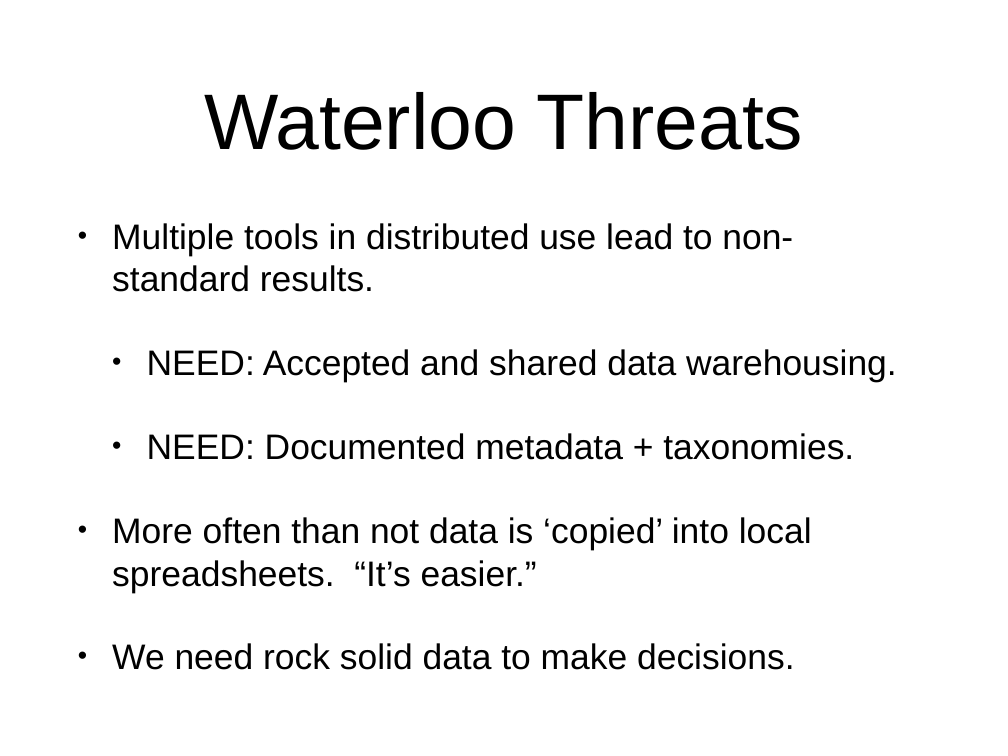
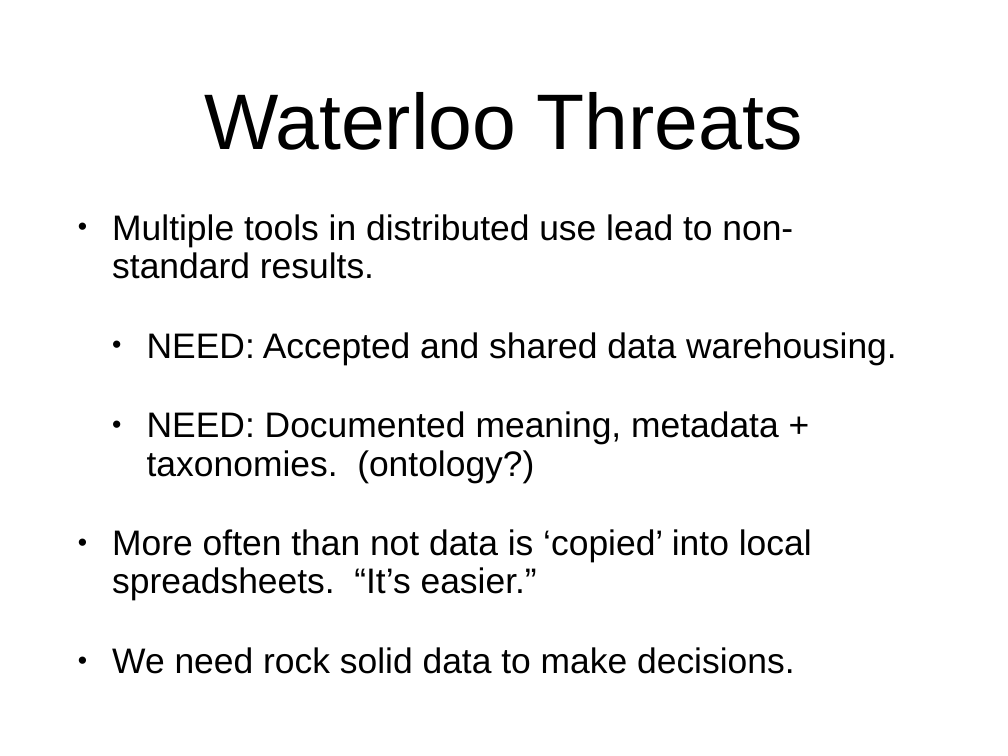
Before and after one commit to colinbellCA/presentation-ontario-connections-101, a slide deck: slide 42 of SK2016-HE_Data_Management.pptx. Drawn at 1008x756 pixels with LibreOffice and Linux fonts; fonts in the diff are those of the drawing. Boxes give left, top, right and bottom in pixels: in the first picture for what was removed or moved away, otherwise in the second. Text is boxed around its words. In the diff, an @@ line names an element or a change of style, - is before the commit and + after.

```diff
--- a/SK2016-HE_Data_Management.pptx
+++ b/SK2016-HE_Data_Management.pptx
@@ text at (112, 214, 897, 674): line spacing 1 to 0.9 @@
@@ text at (147, 411, 779, 483): text changed @@
-  • NEED: Documented metadata + taxonomies.
+  • NEED: Documented meaning, metadata + taxonomies. (ontology?)
```
Also in this commit, not shown: 9 other slides changed, 3 other files.
